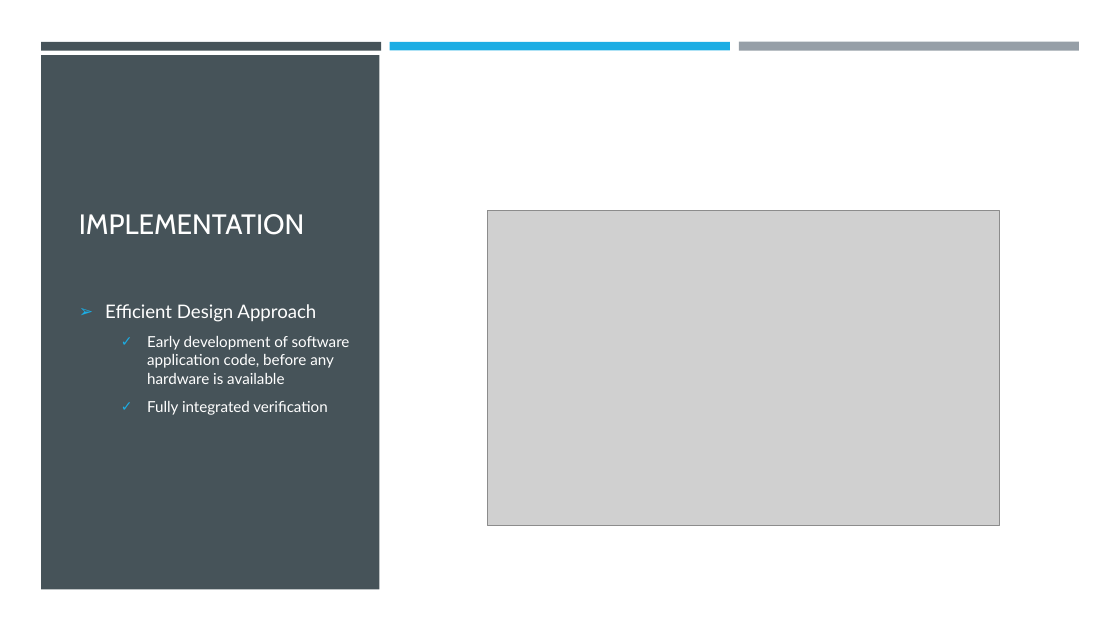
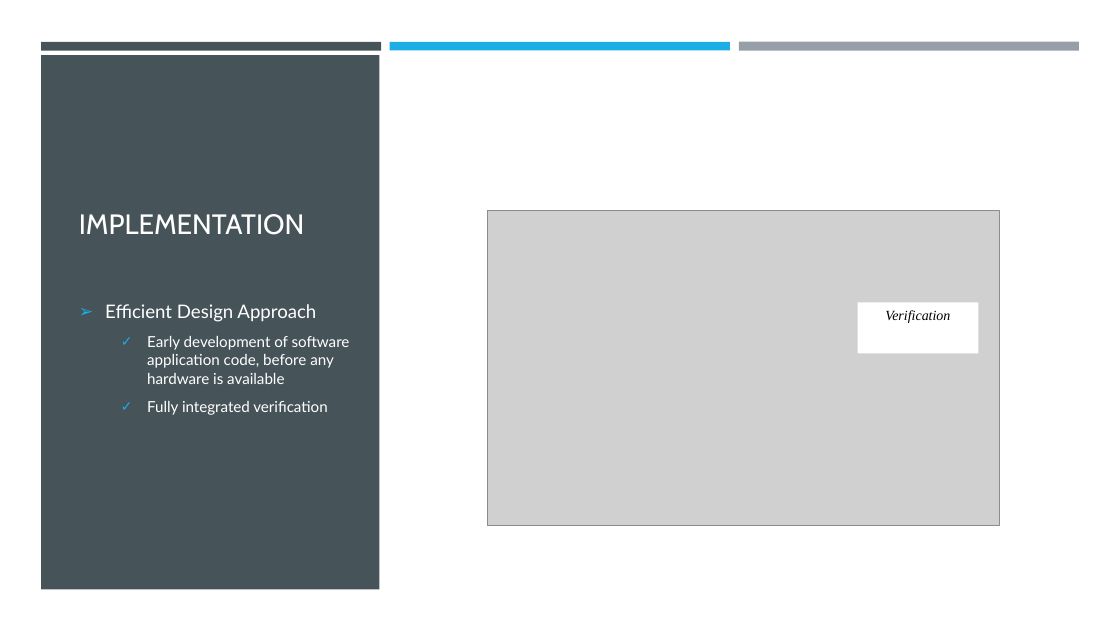
Before and after one commit to wurmmi/fm-radio, a slide deck: slide 10 of doc/presentation/presentation.pptx. Drawn at 1120x630 pixels with LibreOffice and Linux fonts; fonts in the diff are those of the drawing; grey boxes stand for pictures. Boxes give left, top, right and bottom in pixels: in the first picture for what was removed or moved away, otherwise in the second. Text is boxed around its words. In the diff, an @@ line names an element or a change of style, - is before the commit and + after.

```diff
--- a/doc/presentation/presentation.pptx
+++ b/doc/presentation/presentation.pptx
@@ rectangle added at bbox=[858, 302, 979, 354], fill #FFFFFF, 12 pt, text #000000, italic @@
+Verification
```
Also in this commit, not shown: 7 other slides changed.
